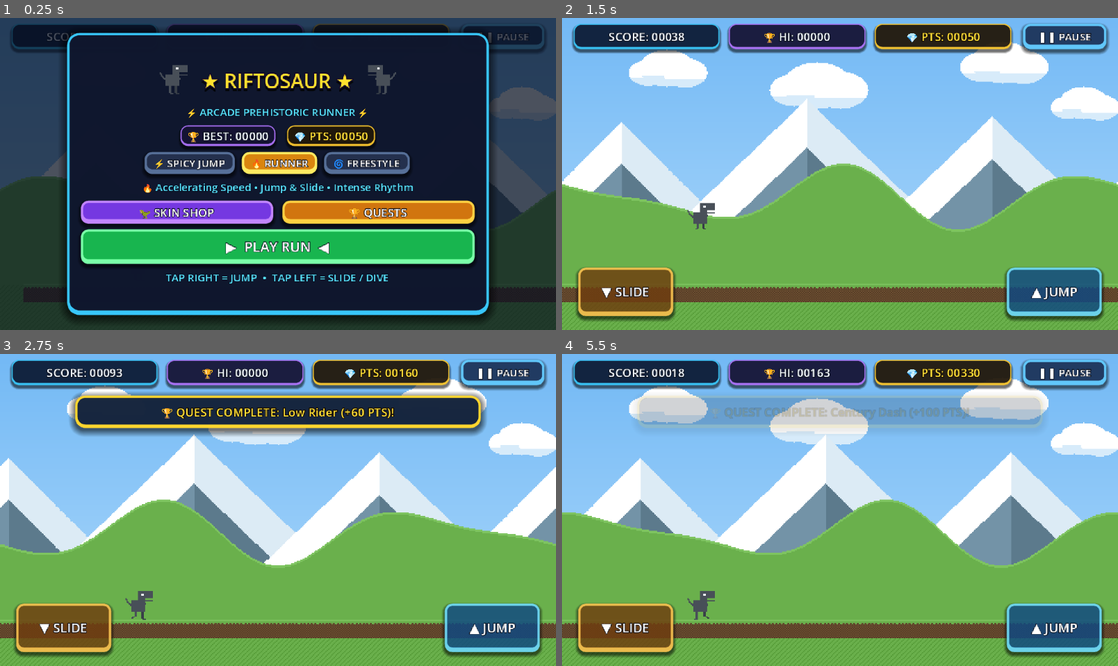
Above: before the commit, frames 1-4 (two rows, left to right).
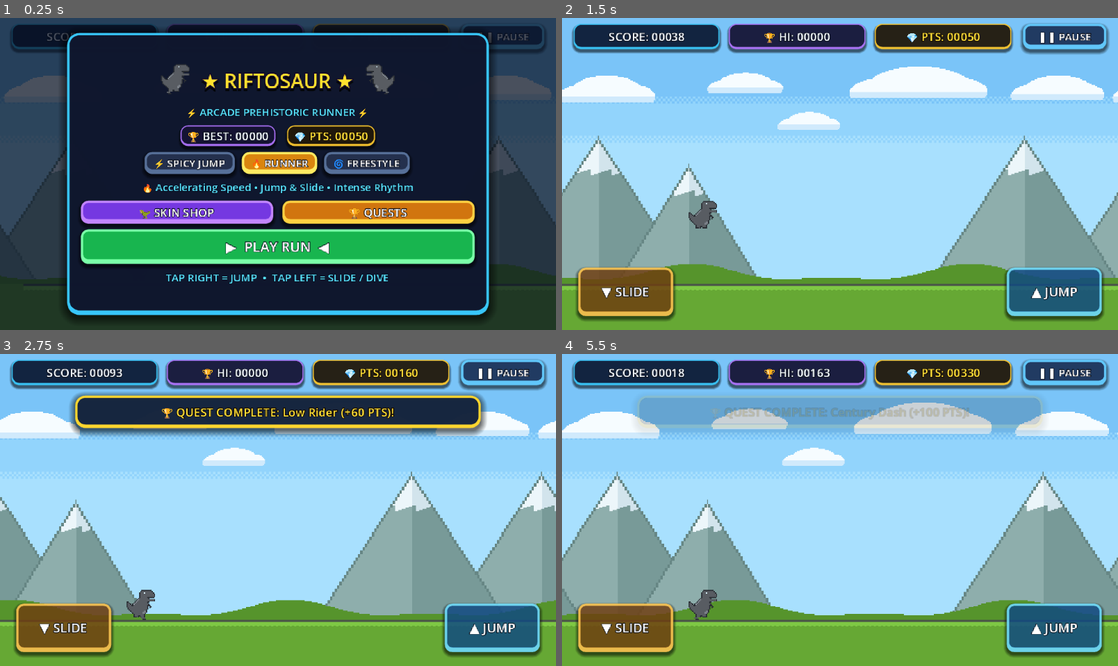
Above: after the commit, the same moments.

Repository: lam3y35/riftosaur-pixel-adventure
Game: Godot game, scene res://scenes/main/main.tscn
The game is run twice, just before and just after one commit, with the same random seed, the same clock (stepped at 60 frames per second) and the same inputs.
Inputs (mouse positions are in pixels of both pictures, inside the frame that each line leads up to):
- Up to frame 1 (0.25 s): no input
- Up to frame 2 (1.5 s): click "▶ PLAY RUN ◀" at 0.5 s; tap Enter (ui_accept) at 1.25 s; move the mouse to (962, 158) at 1.27 s; hold Right (ui_right) from 1.28 s (still down); hold Space (jump) from 1.28 s (still down); click (962, 158) at 1.42 s
- Up to frame 3 (2.75 s): release Right (ui_right) at 2 s; release Space (jump) at 2 s; drag from (166, 525) to (250, 572) at 2.02 s
- Up to frame 4 (5.5 s): move the mouse to (895, 441) at 2.77 s; hold Left (ui_left) 2.78-3.5 s; hold Space (jump) 2.78-3.5 s; drag from (812, 572) to (673, 463) at 3.52 s; move the mouse to (1006, 556) at 4.27 s; hold Right (ui_right) 4.28-5 s; hold Space (jump) 4.28-5 s; click "▶ PLAY AGAIN (R)" at 5 s

The runs differ from the first frame. In frame 1, 6.2% of the frame differs, in the area x 0-100%, y 15-92%; in frame 2, 57%; in frame 3, 52%; in frame 4, 57%, in the area x 0-100%, y 7-98%.

Commit message:
fix(visuals,camera): match gini reference dino silhouette, fix mountain snow caps, seamless 40px ground, and ultrawide sky mirroring

Diff:
--- a/scenes/world/parallax_background.tscn
+++ b/scenes/world/parallax_background.tscn
@@ -8,9 +8,11 @@
 layer = -10
 
 [node name="SkyLayer" type="ParallaxLayer" parent="."]
-motion_scale = Vector2(0, 0)
+motion_scale = Vector2(0.03, 0)
+motion_mirroring = Vector2(480, 0)
 
 [node name="SkySprite" type="Sprite2D" parent="SkyLayer"]
+texture_filter = 1
 texture = ExtResource("1_sky")
 centered = false
 
@@ -19,6 +21,7 @@
 motion_mirroring = Vector2(480, 0)
 
 [node name="MountainsSprite" type="Sprite2D" parent="MountainsLayer"]
+texture_filter = 1
 texture = ExtResource("2_mountains")
 centered = false
 
@@ -27,5 +30,6 @@
 motion_mirroring = Vector2(480, 0)
 
 [node name="HillsSprite" type="Sprite2D" parent="HillsLayer"]
+texture_filter = 1
 texture = ExtResource("3_hills")
 centered = false
--- a/scripts/world/game_camera.gd
+++ b/scripts/world/game_camera.gd
@@ -10,7 +10,7 @@
 func _ready() -> void:
 	global_position.y = baseline_y
 
-func _physics_process(delta: float) -> void:
+func _physics_process(_delta: float) -> void:
 	if target == null:
 		return
 
@@ -18,15 +18,7 @@
 	var target_x = target.global_position.x + horizontal_lead
 	global_position.x = roundf(target_x)
 
-	# Vertical camera stability:
-	# Ground jumps must NEVER move the camera up/down (prevents background/ground disconnect).
-	# Camera only eases vertically when the player is solidly standing on an elevated platform.
-	if target is CharacterBody2D:
-		if target.is_on_floor():
-			# If on ground track (y ~ 218), stay locked to baseline 135
-			# If on an elevated platform, adjust baseline smoothly
-			var platform_offset = target.global_position.y - 218.0
-			current_grounded_y = baseline_y + platform_offset
-
-	# Smooth easing towards the grounded height (deadzone for mid-air jumps)
-	global_position.y = roundf(lerpf(global_position.y, current_grounded_y, 8.0 * delta))
+	# Keep vertical camera locked to baseline_y (135.0) so ground and parallax
+	# layers remain 100% anchored at the bottom of the screen during jumps and crate hops.
+	current_grounded_y = baseline_y
+	global_position.y = baseline_y
Binary file changed: assets/sprites/bg_hills.png
Binary file changed: assets/sprites/bg_mountains.png
Binary file changed: assets/sprites/bg_sky.png
Binary file changed: assets/sprites/dinosaur_sheet.png
Binary file changed: assets/sprites/dinosaur_sheet_classic.png
Binary file changed: assets/sprites/dinosaur_sheet_cyber.png
Binary file changed: assets/sprites/dinosaur_sheet_emerald.png
Binary file changed: assets/sprites/dinosaur_sheet_gold.png
Binary file changed: assets/sprites/dinosaur_sheet_ruby.png
Binary file changed: assets/sprites/ground_tile.png
Binary file changed: assets/sprites/obstacle_crate.png
Binary file changed: assets/sprites/obstacle_low.png
(and 6 more such lines)
